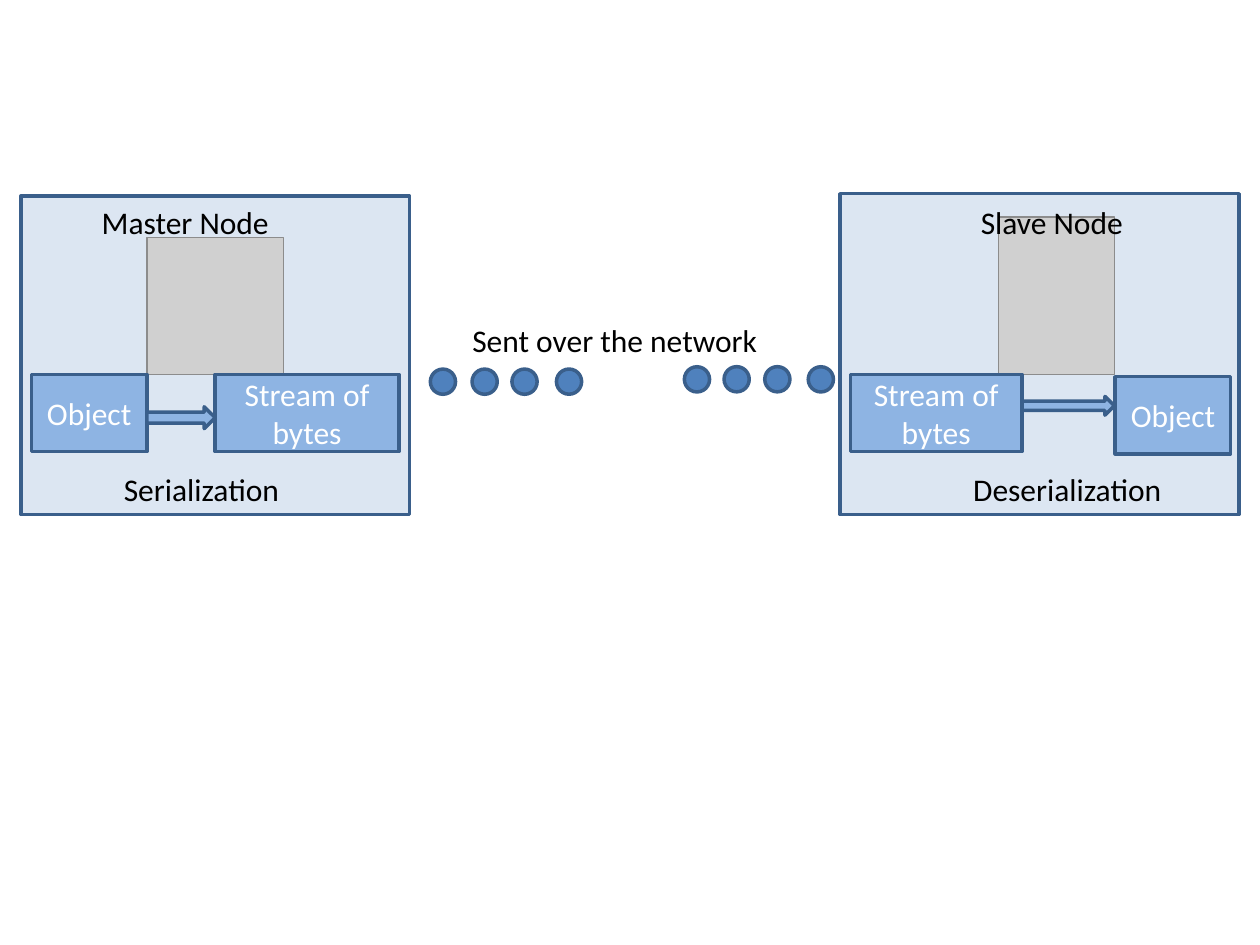
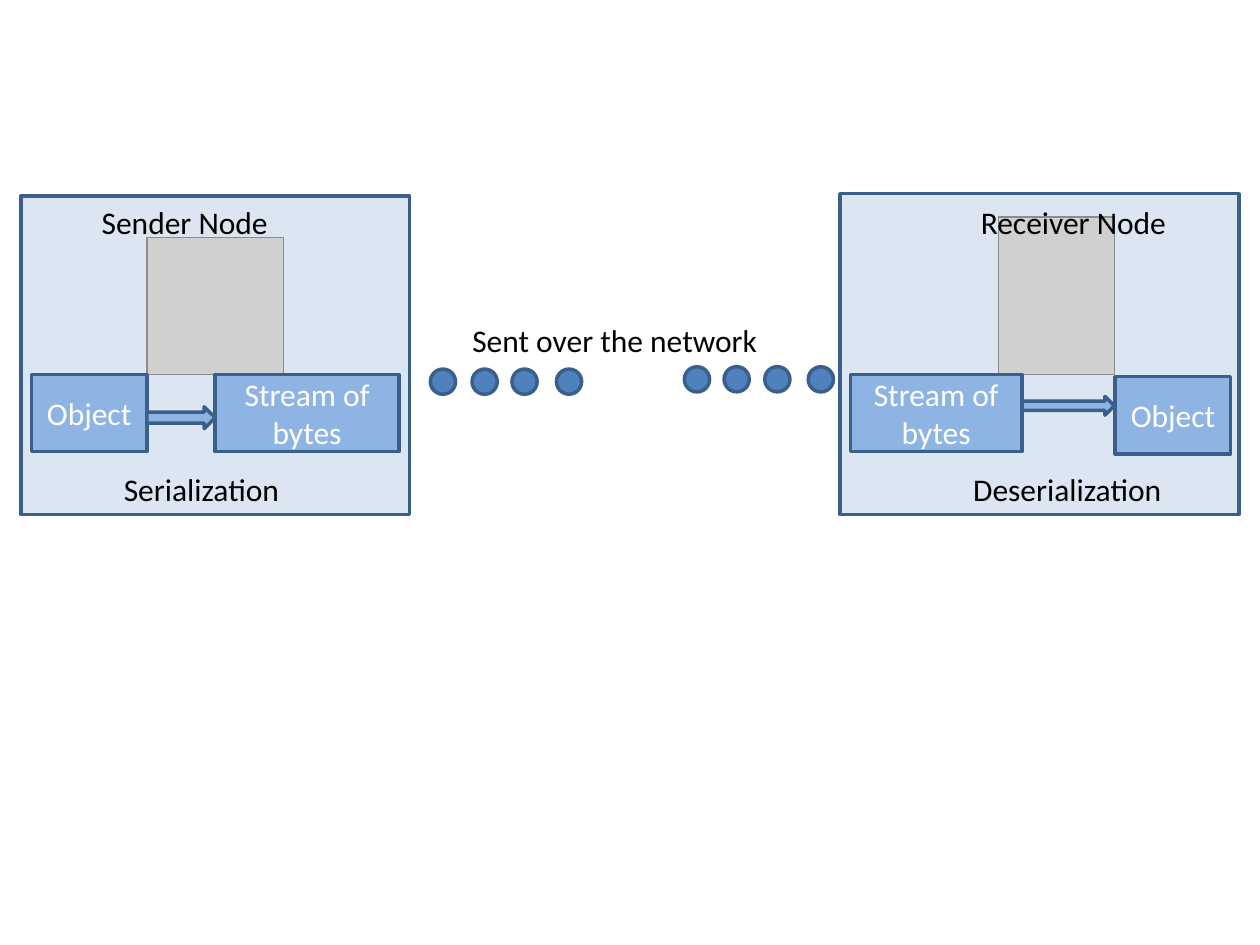
Before and after one commit to bsuman/ThesisDocumentation, a slide deck: slide 21 of pictures.pptx. Drawn at 1260x945 pixels with LibreOffice and Linux fonts; fonts in the diff are those of the drawing; grey boxes stand for pictures. Boxes give left, top, right and bottom in pixels: in the first picture for what was removed or moved away, otherwise in the second. Text is boxed around its words. In the diff, an @@ line names an element or a change of style, - is before the commit and + after.

```diff
--- a/pictures.pptx
+++ b/pictures.pptx
@@ text at (102,212,268,241): text changed @@
-Master Node
+Sender Node
@@ text at (981,212,1166,241): text changed @@
-Slave Node
+Receiver Node
```
Also in this commit, not shown: 1 other slide changed.
